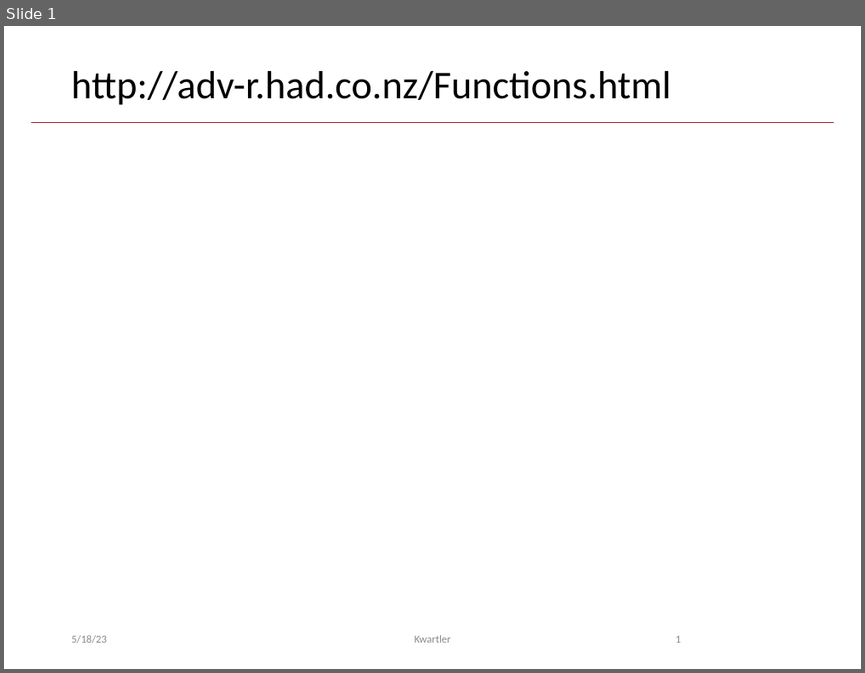
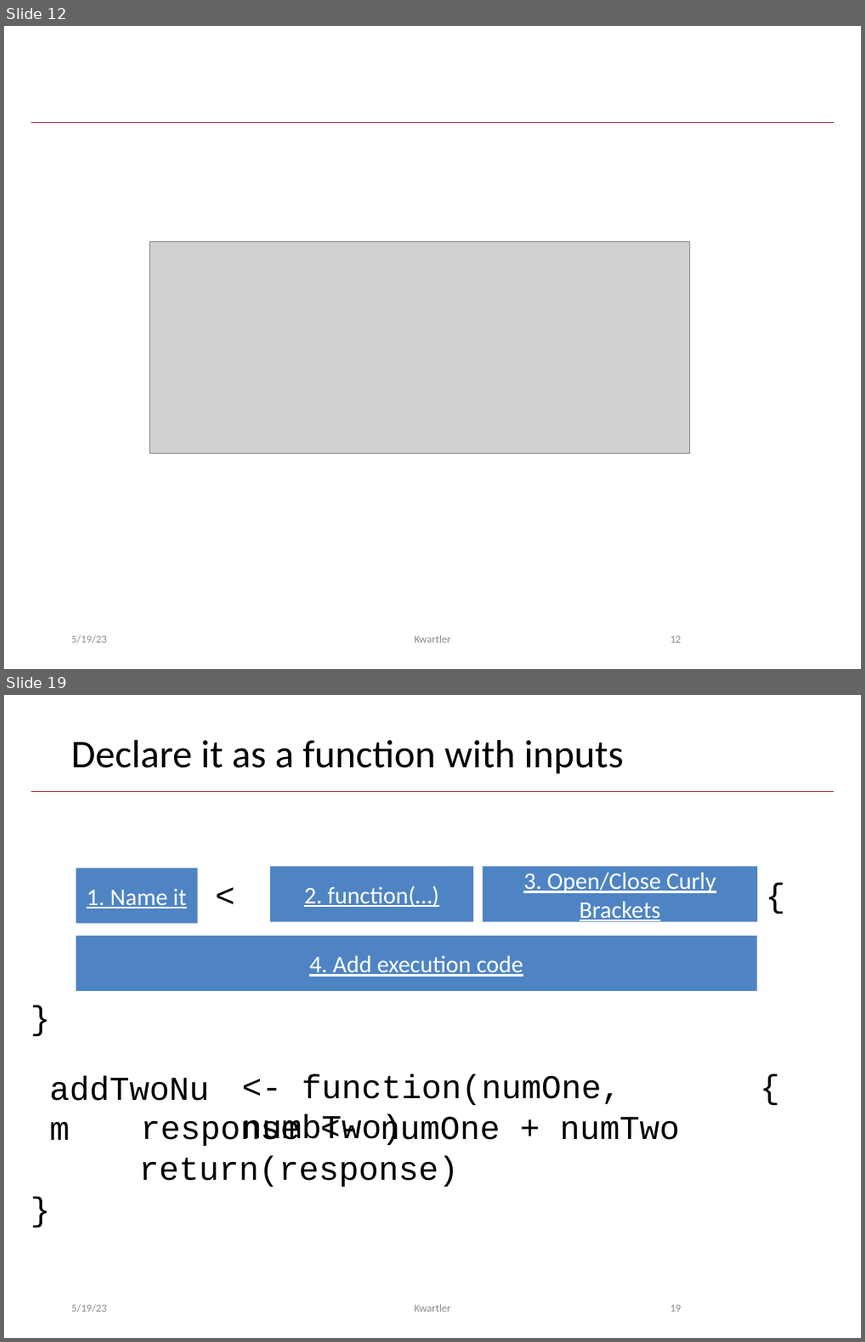
Before and after one commit to kwartler/Hult_Intro2R, a slide deck: lessons/D_Loops_Logicals_Functions/A_Functions.pptx. Shown one above the other, each under a label of ours: slide 1 before the commit, slides 12 and 19 after it; the slides between them are not shown. The pictures are 865x673 and 865x1342 pixels, drawn with LibreOffice and Linux fonts; fonts in the diff are those of the drawing; grey boxes stand for pictures. Boxes give left, top, right and bottom in pixels: in the first picture for what was removed or moved away, otherwise in the second. Text is boxed around its words. In the diff, an @@ line names an element or a change of style, - is before the commit and + after.

```diff
--- a/lessons/D_Loops_Logicals_Functions/A_Functions.pptx
+++ b/lessons/D_Loops_Logicals_Functions/A_Functions.pptx
@@ slide 19 added at box(4, 695, 861, 1338), background #FFFFFF; not listed: 1 template element that a slide beside it also shows @@
@@ title added at box(71, 740, 624, 774), 33 pt, text #000000 @@
+Declare it as a function with inputs
@@ rectangle added at box(76, 868, 198, 924), fill #4E84C4, 20 pt, text #FFFFFF, underline @@
+1. Name it
@@ text added at box(207, 870, 261, 919), 28 pt, text #000000 @@
+<-
@@ rectangle added at box(270, 867, 473, 922), fill #4E84C4, 20 pt, text #FFFFFF, underline @@
+2. function(…)
@@ rectangle added at box(483, 867, 758, 922), fill #4E84C4, 20 pt, text #FFFFFF, underline @@
+3. Open/Close Curly Brackets
@@ text added at box(757, 870, 793, 919), 28 pt, text #000000 @@
+{
@@ rectangle added at box(76, 936, 757, 992), fill #4E84C4, 20 pt, text #FFFFFF, underline @@
+4. Add execution code
@@ text added at box(22, 992, 58, 1040), 28 pt, text #000000 @@
+}
@@ text added at box(41, 1062, 234, 1111), 28 pt, text #000000 @@
+addTwoNum
@@ text added at box(242, 1074, 621, 1145), 28 pt, text #000000 @@
+<- function(numOne, numbTwo)
@@ text added at box(751, 1061, 788, 1110), 28 pt, text #000000 @@
+{
@@ text added at box(141, 1115, 680, 1145), 28 pt, text #000000 @@
+response <- numOne + numTwo
@@ text added at box(139, 1155, 459, 1186), 28 pt, text #000000 @@
+return(response)
@@ text added at box(22, 1183, 590, 1231), 28 pt, text #000000 @@
+}
@@ text added at box(71, 1304, 107, 1312), 9 pt, text #8C8C8C @@
+5/19/23
@@ text added at box(415, 1304, 451, 1311), 9 pt, text #8C8C8C @@
+Kwartler
@@ page number added at box(670, 1304, 681, 1311), 9 pt, text #8C8C8C @@
+19
@@ what was slide 1 is now slide 12 @@
@@ slide 12 changed as well @@
@@ title removed at box(71, 71, 671, 105) @@
-http://adv-r.had.co.nz/Functions.html
@@ picture added at box(149, 241, 689, 453) @@
@@ page number at box(670, 635, 681, 642): text changed @@
-1
+12
```
Also in this commit, not shown: 17 other slides added.
